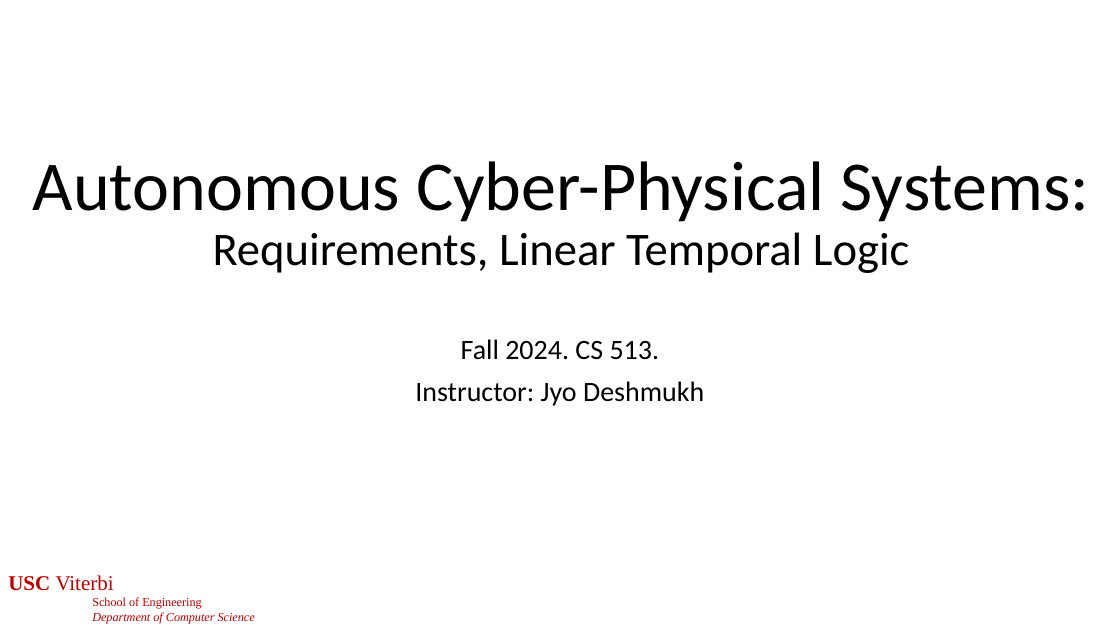
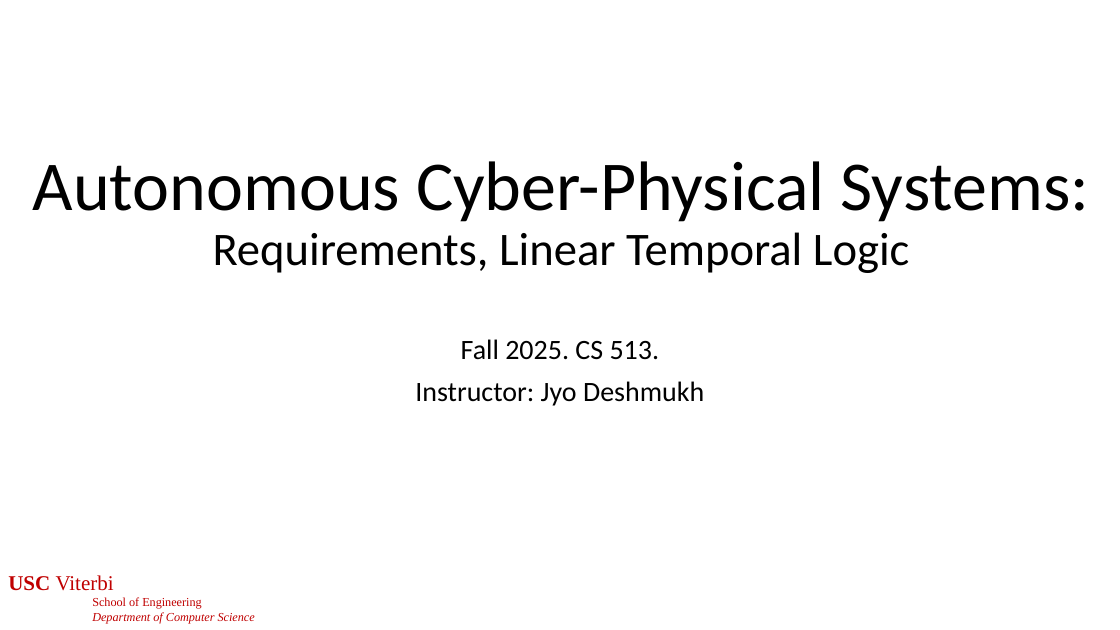
Before and after one commit to jdeshmukh/jdeshmukh.github.io, a slide deck: slide 1 of teaching/cs513-autocps-fall-2025/slides/LTL.pptx. Drawn at 1120x630 pixels with LibreOffice and Linux fonts; fonts in the diff are those of the drawing. Boxes give left, top, right and bottom in pixels: in the first picture for what was removed or moved away, otherwise in the second. Text is boxed around its words. In the diff, an @@ line names an element or a change of style, - is before the commit and + after.

Commit message:
stuff

```diff
--- a/teaching/cs513-autocps-fall-2025/slides/LTL.pptx
+++ b/teaching/cs513-autocps-fall-2025/slides/LTL.pptx
@@ subtitle at bbox=[461, 339, 660, 360]: text changed @@
-Fall 2024. CS 513.
+Fall 2025. CS 513.
```
